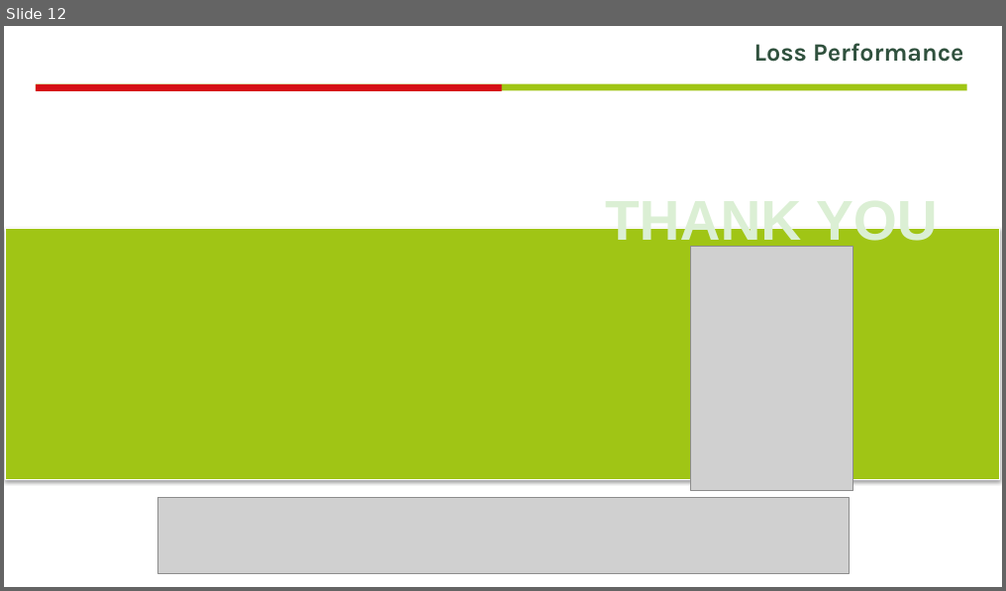
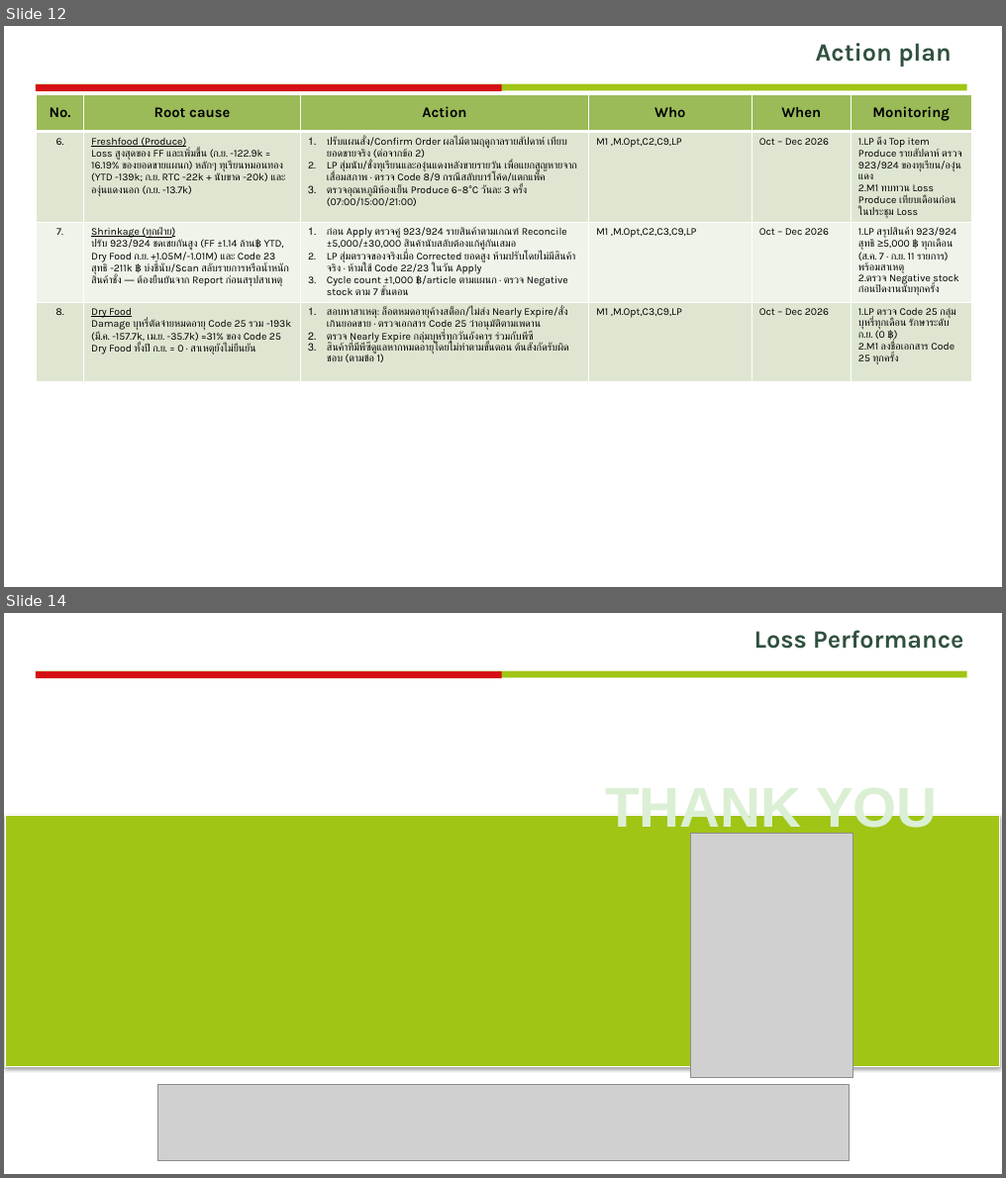
Before and after one commit to dryrh68kkm-beep/-loss-dashboard, a slide deck: Loss_Performance_Store_11252_Sep2026.pptx. Shown one above the other, each under a label of ours: slide 12 before the commit, slides 12 and 14 after it; the slides between them are not shown. The pictures are 1006x591 and 1006x1178 pixels, drawn with LibreOffice and Linux fonts; fonts in the diff are those of the drawing; grey boxes stand for pictures; background and template pictures are left out. Boxes give left, top, right and bottom in pixels: in the first picture for what was removed or moved away, otherwise in the second. Text is boxed around its words. In the diff, an @@ line names an element or a change of style, - is before the commit and + after.

```diff
--- a/Loss_Performance_Store_11252_Sep2026.pptx
+++ b/Loss_Performance_Store_11252_Sep2026.pptx
@@ slide 12 added at <box>4,26,1002,587</box>, background #FFFFFF; not listed: 2 template elements that a slide beside it also shows @@
@@ text added at <box>816,43,950,67</box>, 24 pt, text #30513E, bold @@
+Action plan
@@ table added at <box>37,95,973,374</box>, 4 rows, 6 columns @@
+No. | Root cause | Action | Who | When | Monitoring
+6. | Freshfood (Produce) Loss สูงสุดของ FF และเพิ่มขึ้น (ก.ย. -122.9k = 16.19% ของยอดขายแผนก) หลักๆ ทุเรียนหมอนทอง (YTD -139k; ก.ย. RTC -22k + นับขาด -20k) และองุ่นแดงนอก (ก.ย. -13.7k) | ปรับแผนสั่ง/Confirm Order ผลไม้ตามฤดูกาลรายสัปดาห์ เทียบยอดขายจริง (ต่อจากข้อ 2) / LP สุ่มนับ/ชั่งทุเรียนและองุ่นแดงหลังขายรายวัน เพื่อแยกสูญหายจากเสื่อมสภาพ · ตรวจ Code 8/9 กรณีสลับบาร์โค้ด/แตกแพ็ค / ตรวจอุณหภูมิห้องเย็น Produce 6–8°C วันละ 3 ครั้ง (07:00/15:00/21:00) | M1 ,M.Opt,C2,C9,LP | Oct – Dec 2026 | 1.LP ดึง Top item Produce รายสัปดาห์ ตรวจ 923/924 ของทุเรียน/องุ่นแดง / 2.M1 ทบทวน Loss Produce เทียบเดือนก่อนในประชุม Loss
+7. | Shrinkage (ทุกฝ่าย) ปรับ 923/924 ชดเชยกันสูง (FF ±1.14 ล้าน฿ YTD, Dry Food ก.ย. +1.05M/-1.01M) และ Code 23 สุทธิ -211k ฿ บ่งชี้นับ/Scan สลับรายการหรือน้ำหนักสินค้าชั่ง — ต้องยืนยันจาก Report ก่อนสรุปสาเหตุ | ก่อน Apply ตรวจคู่ 923/924 รายสินค้าตามเกณฑ์ Reconcile ±5,000/±30,000 สินค้านับสลับต้องแก้คู่กันเสมอ / LP สุ่มตรวจของจริงเมื่อ Corrected ยอดสูง ห้ามปรับโดยไม่มีสินค้าจริง · ห้ามใช้ Code 22/23 ในวัน Apply / Cycle count ±1,000 ฿/article ตามแผนก · ตรวจ Negative stock ตาม 7 ขั้นตอน | M1 ,M.Opt,C2,C3,C9,LP | Oct – Dec 2026 | 1.LP สรุปสินค้า 923/924 สุทธิ ≥5,000 ฿ ทุกเดือน (ส.ค. 7 · ก.ย. 11 รายการ) พร้อมสาเหตุ / 2.ตรวจ Negative stock ก่อนปิดงานนับทุกครั้ง
+8. | Dry Food Damage บุหรี่ตัดจ่ายหมดอายุ Code 25 รวม -193k (มี.ค. -157.7k, เม.ย. -35.7k) ≈31% ของ Code 25 Dry Food ทั้งปี ก.ย. = 0 · สาเหตุยังไม่ยืนยัน | สอบหาสาเหตุ: ล็อตหมดอายุค้างสต็อก/ไม่ส่ง Nearly Expire/สั่งเกินยอดขาย · ตรวจเอกสาร Code 25 ว่าอนุมัติตามเพดาน / ตรวจ Nearly Expire กลุ่มบุหรี่ทุกวันอังคาร ร่วมกับพีซี / สินค้าที่มีพีซีดูแลหากหมดอายุโดยไม่ทำตามขั้นตอน ต้นสังกัดรับผิดชอบ (ตามข้อ 1) | M1 ,M.Opt,C3,C9,LP | Oct – Dec 2026 | 1.LP ตรวจ Code 25 กลุ่มบุหรี่ทุกเดือน รักษาระดับ ก.ย. (0 ฿) / 2.M1 ลงชื่อเอกสาร Code 25 ทุกครั้ง
@@ what was slide 12 is now slide 14 @@
```
Also in this commit, not shown: 1 slide changed, 1 other slide added.
